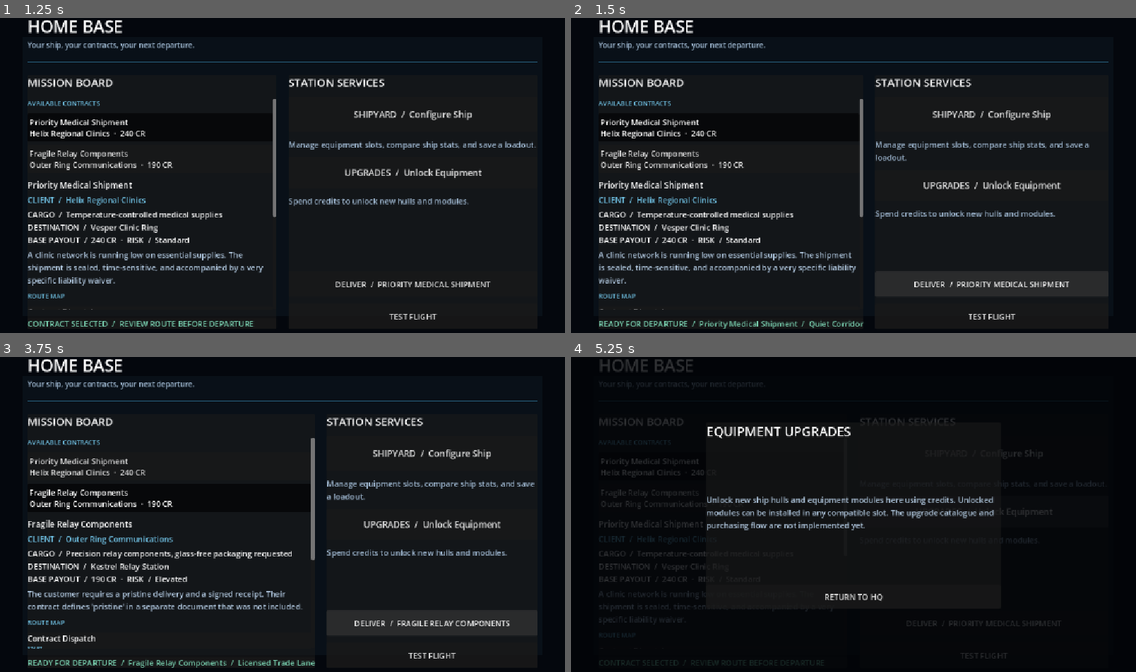
Above: before the commit, frames 1-4 (two rows, left to right).
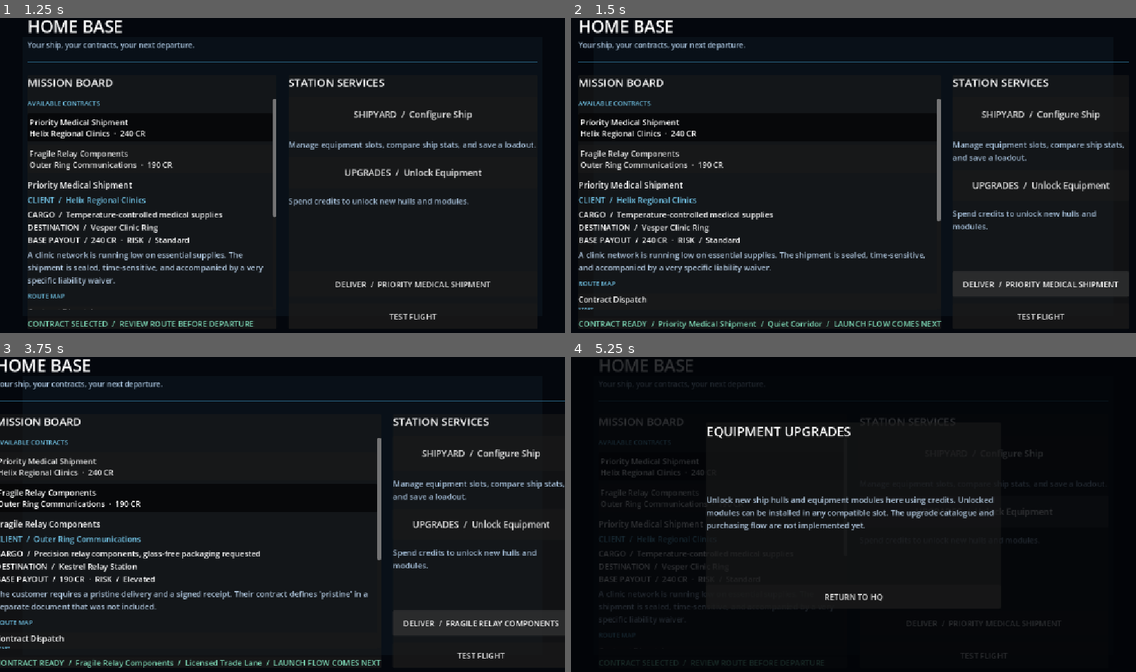
Above: after the commit, the same moments.

Repository: Bbran4/SpaceDelivery
Game: Godot game, scene res://scenes/hq.tscn
Same seed, same stepped clock (60 frames per second), same inputs: the game is played once before the commit and once after it.
Inputs:
- Up to frame 1 (1.25 s): click "Priority Medical Shipment Hel…" at 0.5 s
- Up to frame 2 (1.5 s): click "DELIVER / PRIORITY MEDICAL SH…" at 1.25 s
- Up to frame 3 (3.75 s): click "Priority Medical Shipment Hel…" at 2 s; click "Fragile Relay Components Oute…" at 2.75 s; click "DELIVER / FRAGILE RELAY COMPO…" at 3.5 s
- Up to frame 4 (5.25 s): click "Priority Medical Shipment Hel…" at 4.25 s; click "UPGRADES / Unlock Equipment" at 5 s

Frame 1 is identical in both runs. In frame 2, 11% of the frame differs, in the area x 1-99%, y 0-99%; in frame 3, 12%, in the area x 0-100%, y 0-99%; in frame 4, nothing differs.

Commit message:
Clarify mission launch is not wired yet

Diff:
--- a/scripts/hq.gd
+++ b/scripts/hq.gd
@@ -300,11 +300,10 @@
 		return
 	var selected_branch: MissionRouteNode = selected_mission.get_route_node(selected_branch_node_id)
 	var branch_name: String = selected_branch.title if selected_branch != null else "Default route"
-	status_label.text = "READY FOR DEPARTURE  /  %s  /  %s" % [
+	status_label.text = "CONTRACT READY  /  %s  /  %s  /  LAUNCH FLOW COMES NEXT" % [
 		selected_mission.title,
 		branch_name,
 	]
-	push_warning("Mission launch is the next implementation step; the selected contract and route are ready.")
 
 
 func _on_shipyard_pressed() -> void:
